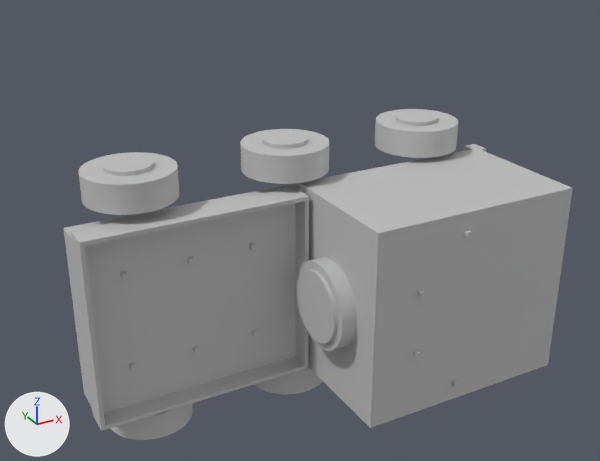
One commit to the glTF model app/cad/crew_pressurised.glb: the scene before it, then after it.
The view is the same before and after, from a camera (50 mm lens) standing at (-4.6, -9.29, 4.8) and looking at (0.16, -0.64, 0.48). Arrows for +X, +Y and +Z are at lower left; the lights stay in place. The older version comes first. Where no turn or scale is listed for an object, it has been applied to the vertices.

Objects in the first picture: 'chassis', 'chassis.001', 'chassis.003', 'chassis.004', 'chassis.005', 'chassis.006', 'mount_bay_2', 'mount_bay_3', 'mount_bay_6', 'mount_deck_1', 'mount_deck_2', 'mount_mast_1', 'mount_mast_2'.
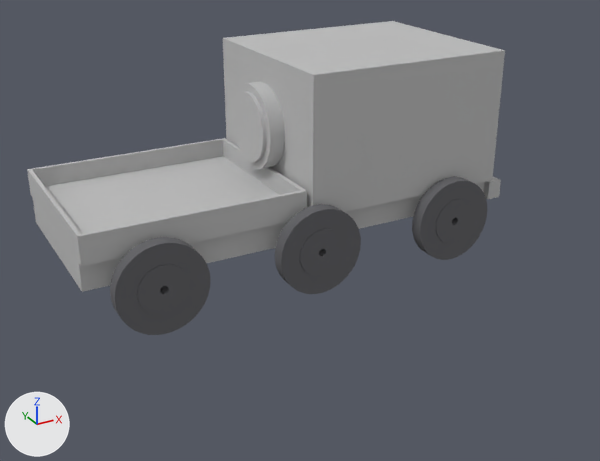
The change, as a diff of the scene's bpy script:
```diff
--- a/app/cad/crew_pressurised.glb.py
+++ b/app/cad/crew_pressurised.glb.py
@@ ob_chassis @@
 ob_chassis = bpy.data.objects.new('chassis', me_chassis)
+ob_chassis.parent = ob_crew_pressurised
 ob_chassis.location = (0.0, 0.0, 0.0)
-ob_chassis.scale = (0.01, 0.01, 0.01)
@@ ob_chassis_001 @@
-ob_chassis_001 = bpy.data.objects.new('chassis.001', me_bryła2)
@@ ob_chassis_003 @@
-ob_chassis_003 = bpy.data.objects.new('chassis.003', me_bryła4)
@@ ob_chassis_004 @@
-ob_chassis_004 = bpy.data.objects.new('chassis.004', me_bryła5)
@@ ob_chassis_005 @@
-ob_chassis_005 = bpy.data.objects.new('chassis.005', me_bryła6)
@@ ob_chassis_006 @@
-ob_chassis_006 = bpy.data.objects.new('chassis.006', me_bryła7)
@@ ob_mount_bay_2 @@
 ob_mount_bay_2 = bpy.data.objects.new('mount_bay_2', me_bryła11)
-ob_mount_bay_2.location = (0.0, 0.0, 0.0)
-ob_mount_bay_2.scale = (0.01, 0.01, 0.01)
+ob_mount_bay_2.location = (-150.0, -103.0, 60.0)
@@ ob_mount_bay_3 @@
 ob_mount_bay_3 = bpy.data.objects.new('mount_bay_3', me_bryła12)
-ob_mount_bay_3.location = (0.0, 0.0, 0.0)
-ob_mount_bay_3.scale = (0.01, 0.01, 0.01)
+ob_mount_bay_3.location = (-230.0, -103.0, 60.0)
@@ ob_mount_bay_6 @@
 ob_mount_bay_6 = bpy.data.objects.new('mount_bay_6', me_bryła15)
-ob_mount_bay_6.location = (0.0, 0.0, 0.0)
-ob_mount_bay_6.scale = (0.01, 0.01, 0.01)
+ob_mount_bay_6.location = (-230.0, -103.0, -60.0)
@@ ob_mount_mast_1 @@
 ob_mount_mast_1 = bpy.data.objects.new('mount_mast_1', me_bryła16)
-ob_mount_mast_1.location = (0.0, 0.0, 0.0)
-ob_mount_mast_1.scale = (0.01, 0.01, 0.01)
+ob_mount_mast_1.location = (120.0, -268.0, 100.0)
@@ ob_mount_mast_2 @@
 ob_mount_mast_2 = bpy.data.objects.new('mount_mast_2', me_bryła17)
-ob_mount_mast_2.location = (0.0, 0.0, 0.0)
-ob_mount_mast_2.scale = (0.01, 0.01, 0.01)
+ob_mount_mast_2.location = (120.0, -268.0, -100.0)
@@ ob_mount_deck_1 @@
 ob_mount_deck_1 = bpy.data.objects.new('mount_deck_1', me_bryła18)
-ob_mount_deck_1.location = (0.0, 0.0, 0.0)
-ob_mount_deck_1.scale = (0.01, 0.01, 0.01)
+ob_mount_deck_1.location = (60.0, -268.0, 40.0)
@@ ob_mount_deck_2 @@
-ob_mount_deck_2 = bpy.data.objects.new('mount_deck_2', me_bryła19)
-ob_mount_deck_2.location = (0.0, 0.0, 0.0)
-ob_mount_deck_2.scale = (0.01, 0.01, 0.01)
+ob_mount_deck_2 = bpy.data.objects.new('mount_deck_2', None)
+ob_mount_deck_2.parent = ob_crew_pressurised
+ob_mount_deck_2.location = (60.0, -268.0, -40.0)
@@ ob_crew_pressurised @@
+ob_crew_pressurised = bpy.data.objects.new('crew_pressurised', None)
+ob_crew_pressurised.location = (0.0, 0.0, 0.0)
+ob_crew_pressurised.rotation_euler = (-1.571, 0.0, 0.0)  # degrees (-90, 0, 0)
+ob_crew_pressurised.scale = (0.01, 0.01, 0.01)
@@ ob_wheel_rear_right @@
+ob_wheel_rear_right = bpy.data.objects.new('wheel_rear_right', me_wheel)  # 330 vertices, 660 faces; spans x -55.0..54.9, y -55.0..55.0, z -9.8..9.8; in mat_tyre (dark grey #616165)
+ob_wheel_rear_right.parent = ob_crew_pressurised
+ob_wheel_rear_right.location = (-200.0, -55.0, -139.8)
@@ ob_wheel_middle_right @@
+ob_wheel_middle_right = bpy.data.objects.new('wheel_middle_right', me_wheel)  # 330 vertices, 660 faces; spans x -55.0..54.9, y -55.0..55.0, z -9.8..9.8; in mat_tyre (dark grey #616165)
+ob_wheel_middle_right.parent = ob_crew_pressurised
+ob_wheel_middle_right.location = (0.0, -55.0, -139.8)
@@ ob_wheel_front_right @@
+ob_wheel_front_right = bpy.data.objects.new('wheel_front_right', me_wheel)  # 330 vertices, 660 faces; spans x -55.0..54.9, y -55.0..55.0, z -9.8..9.8; in mat_tyre (dark grey #616165)
+ob_wheel_front_right.parent = ob_crew_pressurised
+ob_wheel_front_right.location = (200.0, -55.0, -139.8)
```

Where the change shows, as pixel boxes (x1, y1, x2, y2) in the pictures (600 x 461 px):
'chassis', moved, rescaled (6% narrower, 15% shorter): before (63, 111, 573, 431); after (27, 21, 505, 292)
'wheel_rear_right', added: after (110, 237, 211, 335)
'wheel_middle_right', added: after (275, 204, 361, 294)
'wheel_front_right', added: after (412, 177, 487, 260)
'chassis.005', deleted: before (79, 152, 179, 215)
'chassis.003', deleted: before (240, 129, 329, 184)
'chassis.001', deleted: before (375, 109, 458, 158)
'chassis.006', deleted: before (110, 404, 193, 440)
'chassis.004', deleted: before (254, 367, 322, 394)
'mount_mast_1', no longer drawn: before (464, 230, 472, 238)
'mount_deck_1', no longer drawn: before (418, 289, 426, 297)
'mount_deck_2', no longer drawn: before (414, 350, 421, 358)
'mount_bay_3', no longer drawn: before (120, 271, 128, 279)
'mount_mast_2', no longer drawn: before (451, 380, 458, 387)
'mount_bay_6', no longer drawn: before (129, 362, 136, 370)
'mount_bay_2', no longer drawn: before (187, 257, 194, 264)
